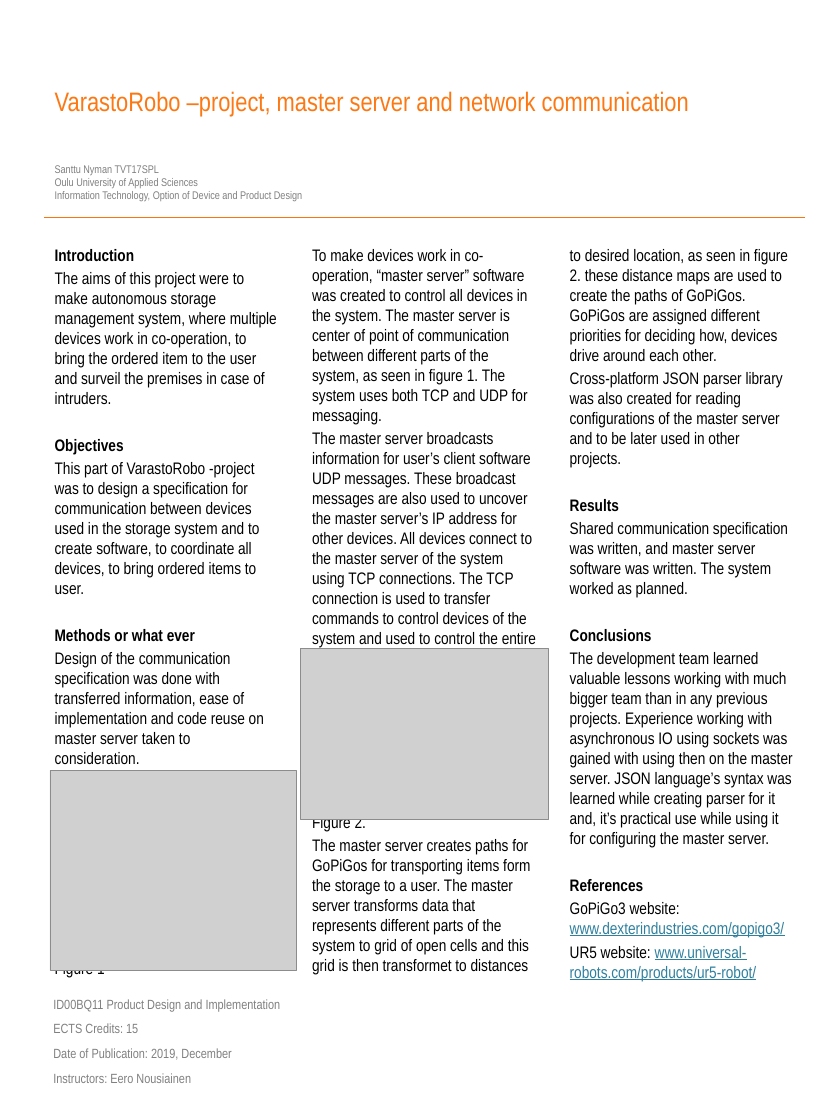
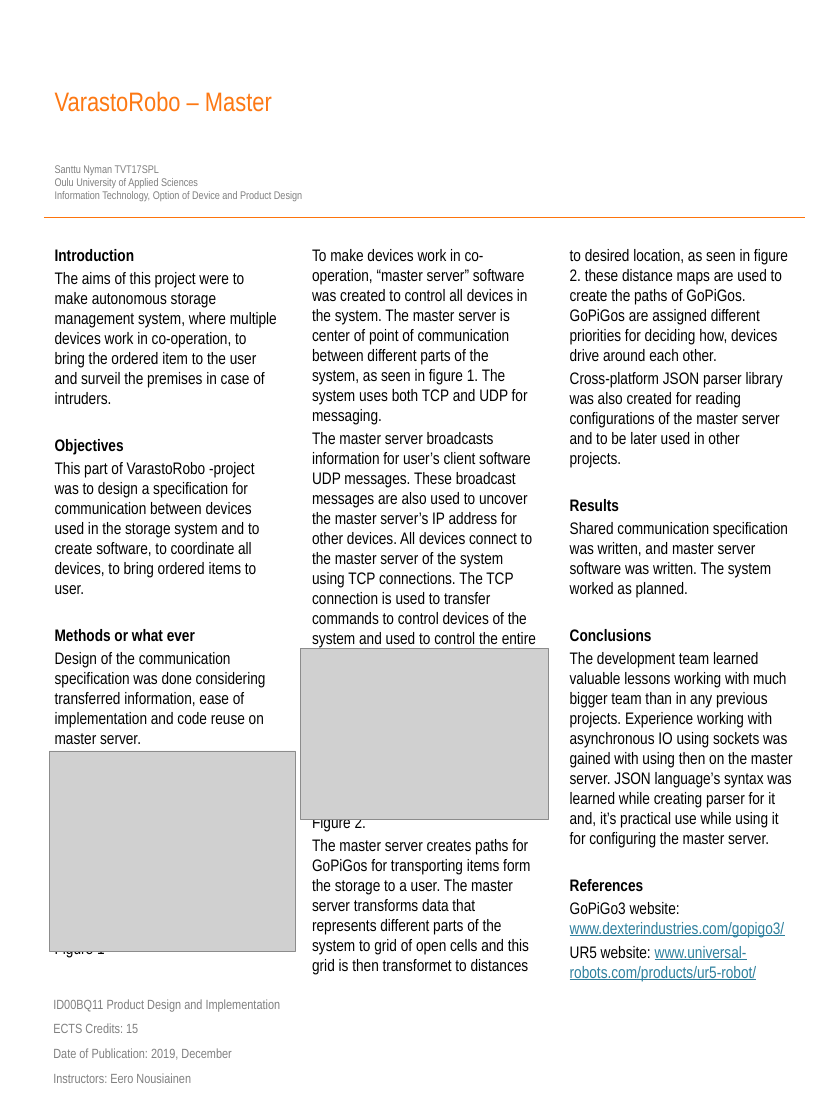
Before and after one commit to Jarno-Poikonen/VarastoRobo, a slide deck: slide 1 of poster/varastorobo_poster_nyman.pptx. Drawn at 840x1120 pixels with LibreOffice and Linux fonts; fonts in the diff are those of the drawing; grey boxes stand for pictures; background and template pictures are left out. Boxes give left, top, right and bottom in pixels: in the first picture for what was removed or moved away, otherwise in the second. Text is boxed around its words. In the diff, an @@ line names an element or a change of style, - is before the commit and + after.

Commit message:
master server version 0.9.3

```diff
--- a/poster/varastorobo_poster_nyman.pptx
+++ b/poster/varastorobo_poster_nyman.pptx
@@ text at (55, 91, 272, 112): text changed @@
-VarastoRobo –project, master server and network communication
+VarastoRobo – Master
@@ text at (55, 652, 266, 744): text changed @@
-Design of the communication specification was done with transferred information, ease of implementation and code reuse on master server taken to consideration.
+Design of the communication specification was done considering transferred information, ease of implementation and code reuse on master server.
@@ picture: place and size @@
-picture at (50, 770, 296, 970)
+picture at (50, 751, 296, 951)
```
Also in this commit, not shown: 23 other files.
